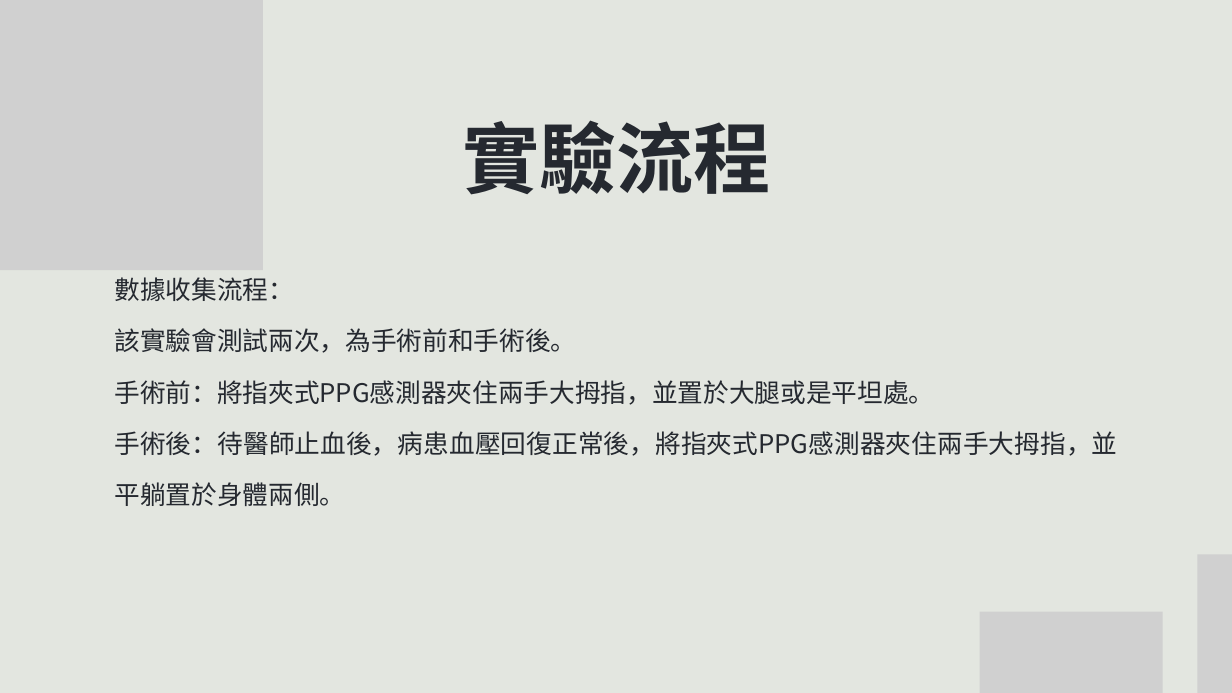
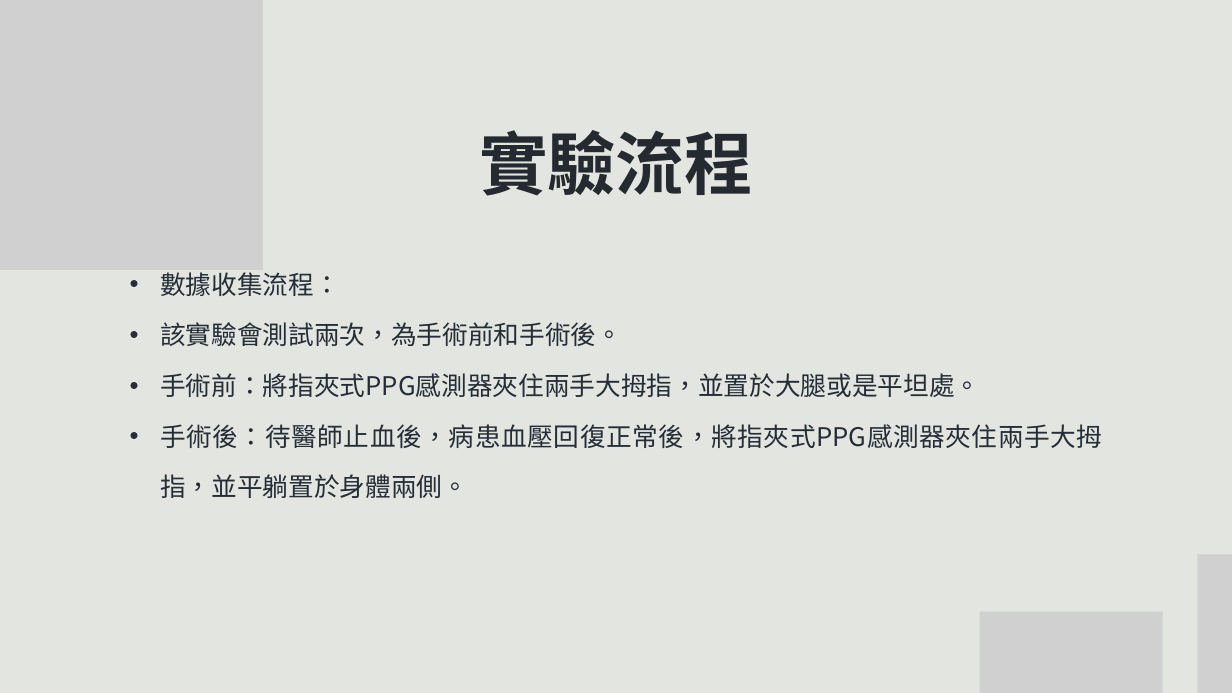
Before and after one commit to m11217045/PPG, a slide deck: slide 11 of 碩論/Ivory Black Simple Geometric Research Project Presentation.pptx (slide 10 before the commit). Drawn at 1232x693 pixels with LibreOffice and Linux fonts; fonts in the diff are those of the drawing; grey boxes stand for pictures. Boxes give left, top, right and bottom in pixels: in the first picture for what was removed or moved away, otherwise in the second. Text is boxed around its words. In the diff, an @@ line names an element or a change of style, - is before the commit and + after.

```diff
--- a/碩論/Ivory Black Simple Geometric Research Project Presentation.pptx
+++ b/碩論/Ivory Black Simple Geometric Research Project Presentation.pptx
@@ text "實驗流程" at [479,130,753,196]: size 90 to 80 pt @@
@@ text "數據收集流程：": place and size @@
-text "數據收集流程：" at [114,277,1117,506]
+text "數據收集流程：" at [160,272,1102,498]
@@ text "數據收集流程：" at [160,272,1102,498]: text colour #252930 to #252D37; bullet none to •; line spacing 60pt to 59.1pt @@
```
Also in this commit, not shown: 9 other slides changed, 36 slides added, 10 slides removed, 10 other files.
